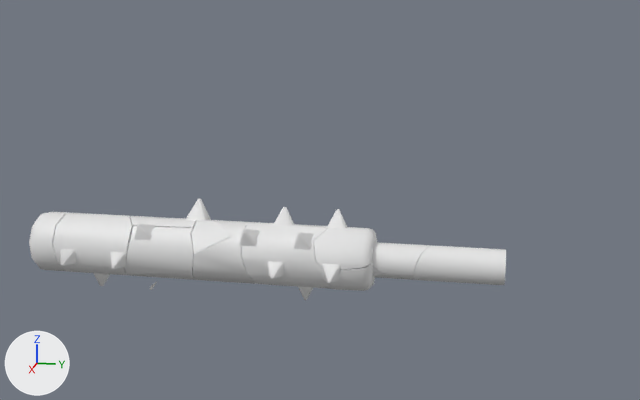
The FBX model Assets/Models/Traps/SpinningSticks/CrushedStick.fbx as it was, and as the next commit left it.
Rendered twice from a 50 mm lens placed at (4.15, -0.07, 1.9), pointed at (-0.02, -0.91, 0.85). Every picture has the same lights, and +X, +Y and +Z are marked at lower left. Vertices at the same position are counted once.

Names of what the first picture shows: 'Piece', 'Piece.001', 'Piece.002', 'Piece.003', 'Piece.004', 'Piece.005', 'Piece.007', 'Piece.008', 'Piece.009'.
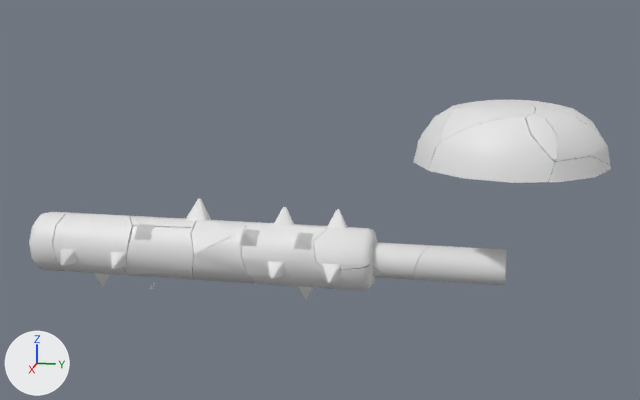
Where the newer file only moved an object's origin or applied its transform, the numbers keep the older frame.

Location of each change, [x1, y1, x2, y2] in pixels of the pictures (640 x 400 px):
'Piece.012', added: after [428, 114, 557, 183]
'Piece.015', added: after [534, 108, 611, 182]
'Piece', reshaped, moved: before [130, 198, 211, 228]; after [414, 100, 533, 170]
'Piece.014', added: after [440, 105, 535, 142]
'Piece.016', added: after [532, 103, 609, 165]
'Piece.013', added: after [436, 100, 564, 148]
part 1 of me_piece, added: after [414, 100, 533, 170]

The edits, one by one:
me_piece is used by ob_piece; location (0.0, 0.0, 0.0).
me_piece had 51 vertices, 41 faces and spanned x -0.224..0.076, y -1.936..-1.489, z 0.492..0.81.
me_piece now has 51 vertices, 24 faces and spans x -0.281..0.32, y -0.161..0.369, z -0.173..0.092.
me_piece part 1: 51 vertices added at x -0.281..0.32, y -0.161..0.369, z -0.173..0.092.
me_piece no longer uses material mat_material02 (white #e7e7e7).
Mesh me_piece_012 is new.
It has 36 vertices, 19 faces and spans x -0.153..0.091, y -0.299..0.243, z -0.125..0.131.
It uses material mat_material01 (white #e7e7e7).
Mesh me_piece_016 is new.
It has 27 vertices, 15 faces and spans x -0.236..0.193, y -0.234..0.125, z -0.167..0.097.
It uses material mat_material01 (white #e7e7e7).
Mesh me_piece_013 is new.
It has 43 vertices, 24 faces and spans x -0.139..0.286, y -0.404..0.314, z -0.147..0.118.
It uses material mat_material01 (white #e7e7e7).
Mesh me_piece_015 is new.
It has 33 vertices, 17 faces and spans x -0.221..0.198, y -0.195..0.156, z -0.134..0.131.
It uses material mat_material01 (white #e7e7e7).
Mesh me_piece_014 is new.
It has 28 vertices, 12 faces and spans x -0.127..0.129, y -0.195..0.211, z -0.117..0.019.
It uses material mat_material01 (white #e7e7e7).
Object 'Piece' (ob_piece) moves from (0.0, 0.0, 0.0) to (-0.035, -0.278, 1.258).
Object 'Piece.012' (ob_piece_012) is new; it shows me_piece_012.
Its location is (0.37, -0.058, 1.21).
Object 'Piece.016' (ob_piece_016) is new; it shows me_piece_016.
Its location is (-0.077, 0.314, 1.253).
Object 'Piece.013' (ob_piece_013) is new; it shows me_piece_013.
Its location is (-0.322, 0.01, 1.232).
Object 'Piece.015' (ob_piece_015) is new; it shows me_piece_015.
Its location is (0.226, 0.283, 1.219).
Object 'Piece.014' (ob_piece_014) is new; it shows me_piece_014.
Its location is (0.172, -0.116, 1.331).
